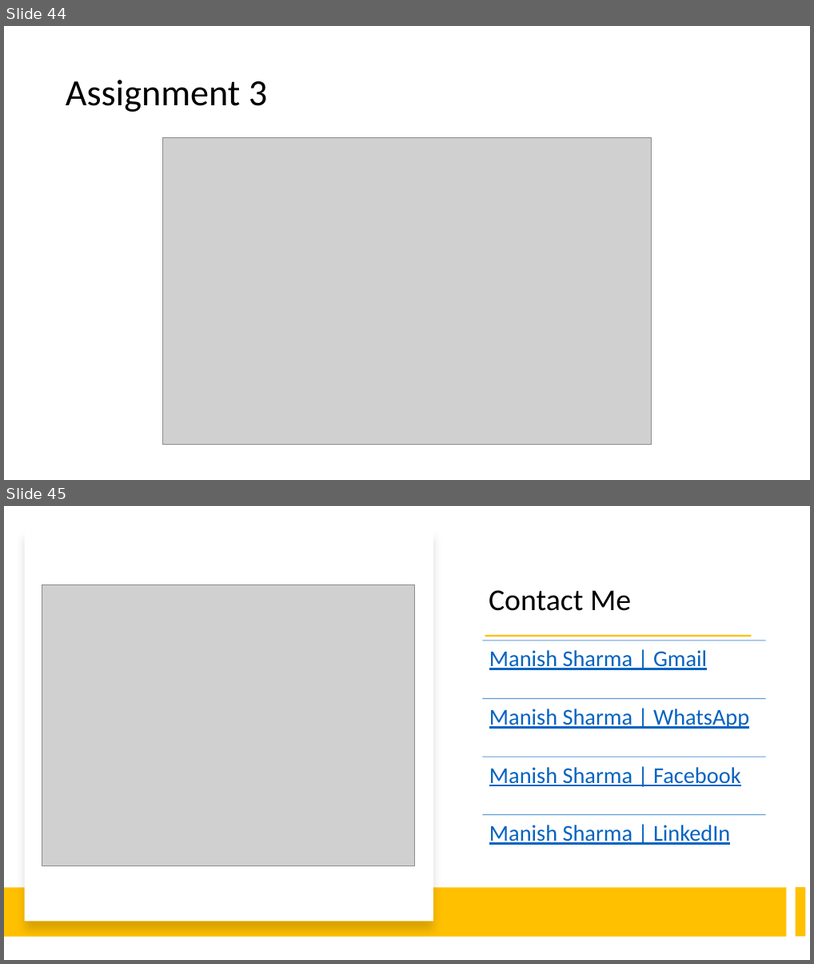
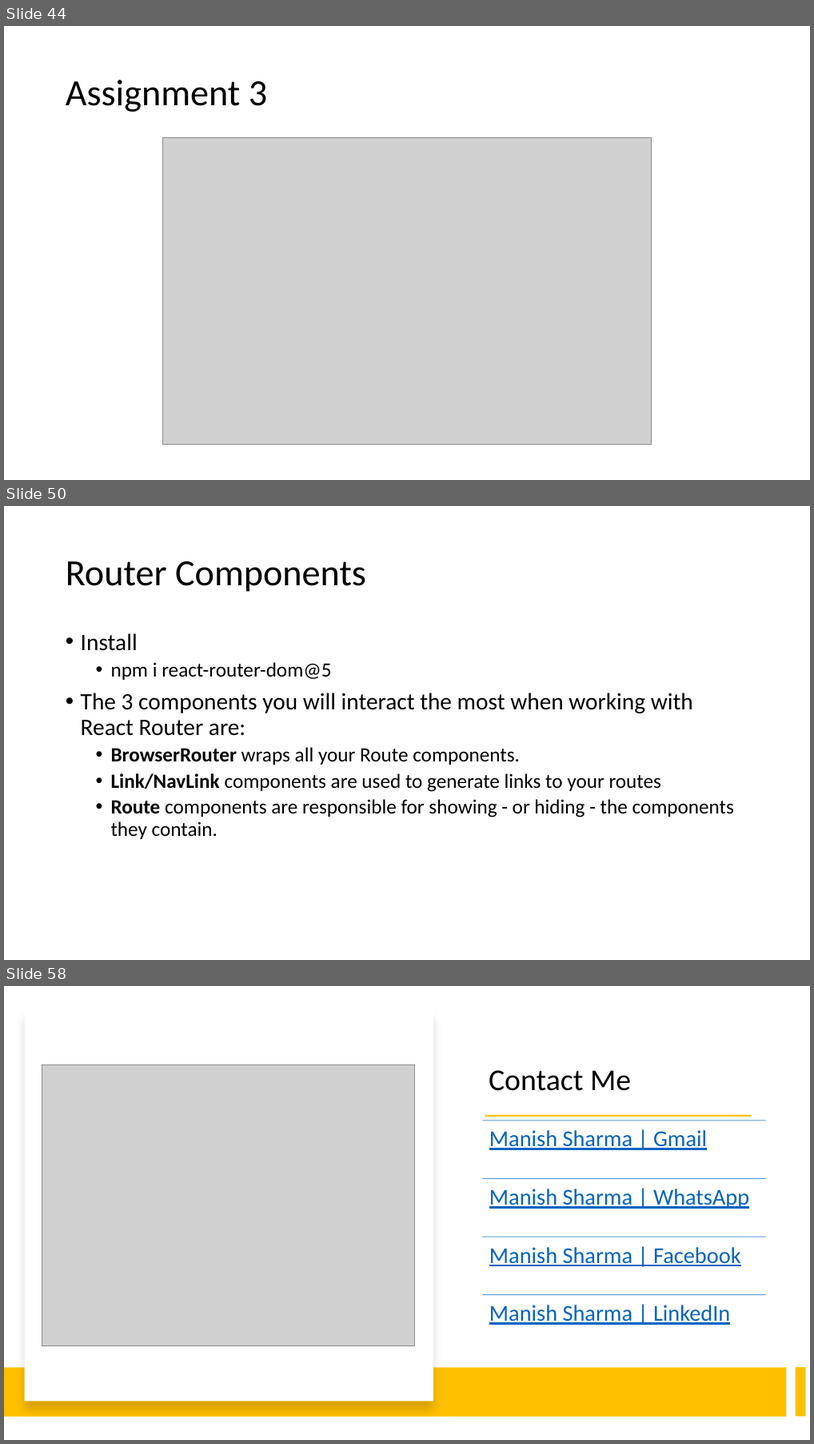
Before and after one commit to rath321/react-training-aug, a slide deck: Notes/React.pptx. Shown one above the other, each under a label of ours: slides 44 and 45 before the commit, slides 44, 50 and 58 after it; the slides between them are not shown. The pictures are 814x964 and 814x1444 pixels, drawn with LibreOffice and Linux fonts; fonts in the diff are those of the drawing; grey boxes stand for pictures. Boxes give left, top, right and bottom in pixels: in the first picture for what was removed or moved away, otherwise in the second. Text is boxed around its words. In the diff, an @@ line names an element or a change of style, - is before the commit and + after.

```diff
--- a/Notes/React.pptx
+++ b/Notes/React.pptx
@@ slide 50 added at [4,506,810,960], background #FFFFFF @@
@@ title added at [66,561,366,592], 44 pt, text #000000 @@
+Router Components
@@ text added at [81,633,734,839], 24 pt, text #000000 @@
+• Install
+  • npm i react-router-dom@5
+• The 3 components you will interact the most when working with React Router are:
+  • BrowserRouter wraps all your Route components.
+  • Link/NavLink components are used to generate links to your routes
+  • Route components are responsible for showing - or hiding - the components they contain.
@@ what was slide 45 is now slide 58 @@
```
Also in this commit, not shown: 12 other slides added.
